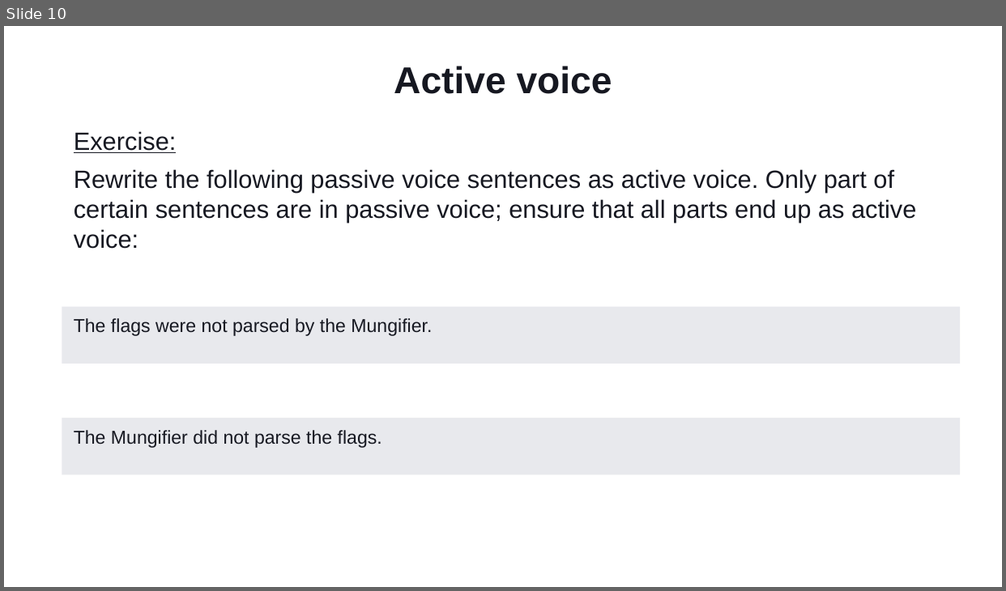
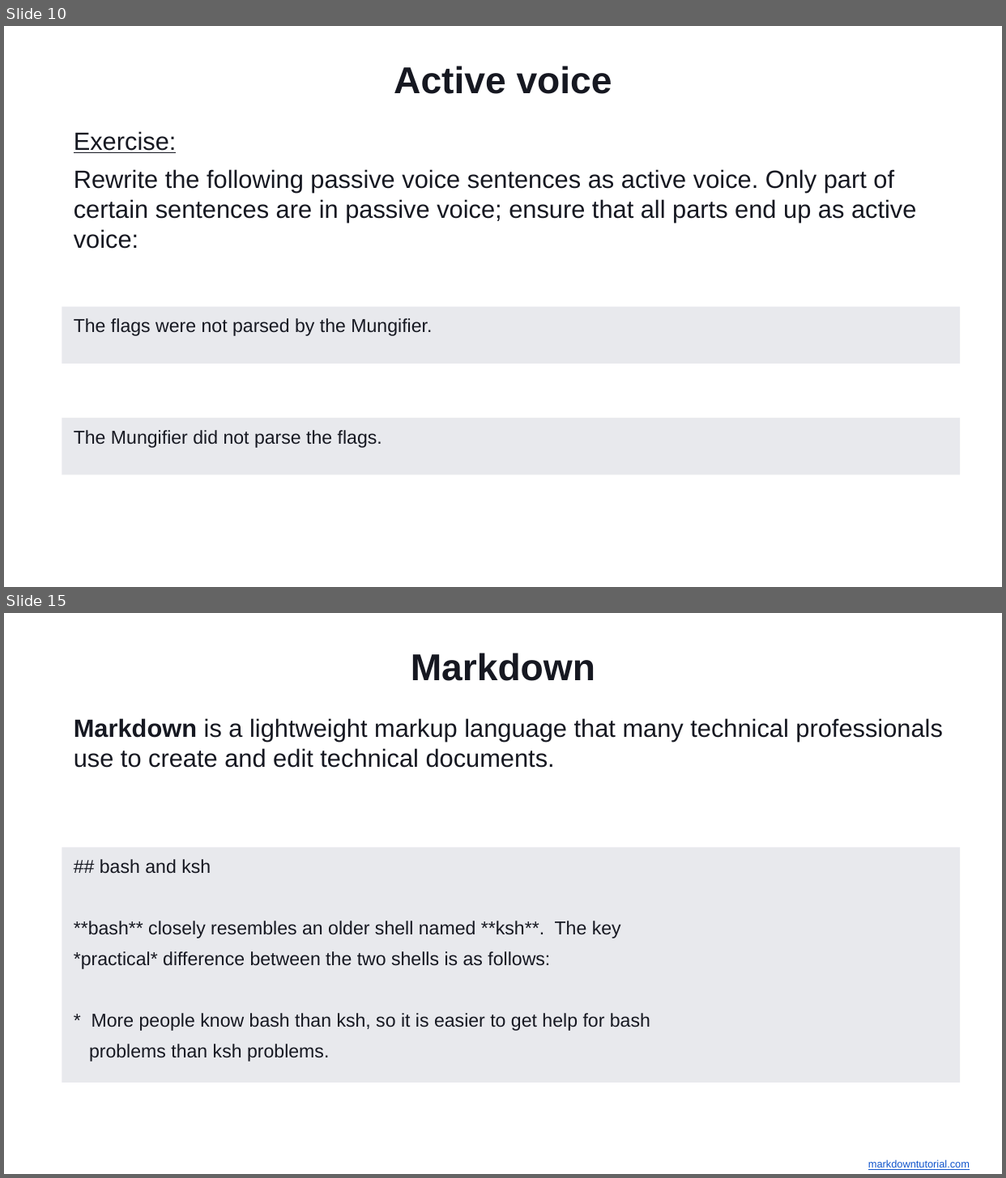
Before and after one commit to Ungerfall/ungerfall.github.io, a slide deck: presentation/tech-writing/tech-writing-azure-static-web-apps.pptx. Shown one above the other, each under a label of ours: slide 10 before the commit, slides 10 and 15 after it; the slides between them are not shown. The pictures are 1006x591 and 1006x1178 pixels, drawn with LibreOffice and Linux fonts; fonts in the diff are those of the drawing; background and template pictures are left out. Boxes give left, top, right and bottom in pixels: in the first picture for what was removed or moved away, otherwise in the second. Text is boxed around its words. In the diff, an @@ line names an element or a change of style, - is before the commit and + after.

Commit message:
Complete presentation

```diff
--- a/presentation/tech-writing/tech-writing-azure-static-web-apps.pptx
+++ b/presentation/tech-writing/tech-writing-azure-static-web-apps.pptx
@@ slide 15 added at (x1=4, y1=613, x2=1002, y2=1174), background #FFFFFF @@
@@ title added at (x1=411, y1=653, x2=595, y2=681), 36 pt, text #161821, bold @@
+Markdown
@@ text added at (x1=74, y1=718, x2=942, y2=768), 24 pt, text #161821 @@
+Markdown is a lightweight markup language that many technical professionals use to create and edit technical documents.
@@ rectangle added at (x1=62, y1=847, x2=960, y2=1082), fill #E8E9ED, 18 pt, text #161821 @@
+## bash and ksh
+**bash** closely resembles an older shell named **ksh**. The key
+*practical* difference between the two shells is as follows:
+* More people know bash than ksh, so it is easier to get help for bash
+problems than ksh problems.
@@ text added at (x1=868, y1=1160, x2=970, y2=1170), 10 pt, text #1155CC, underline @@
+markdowntutorial.com
```
Also in this commit, not shown: 9 other slides added, 1 slide removed, 2 other files.
